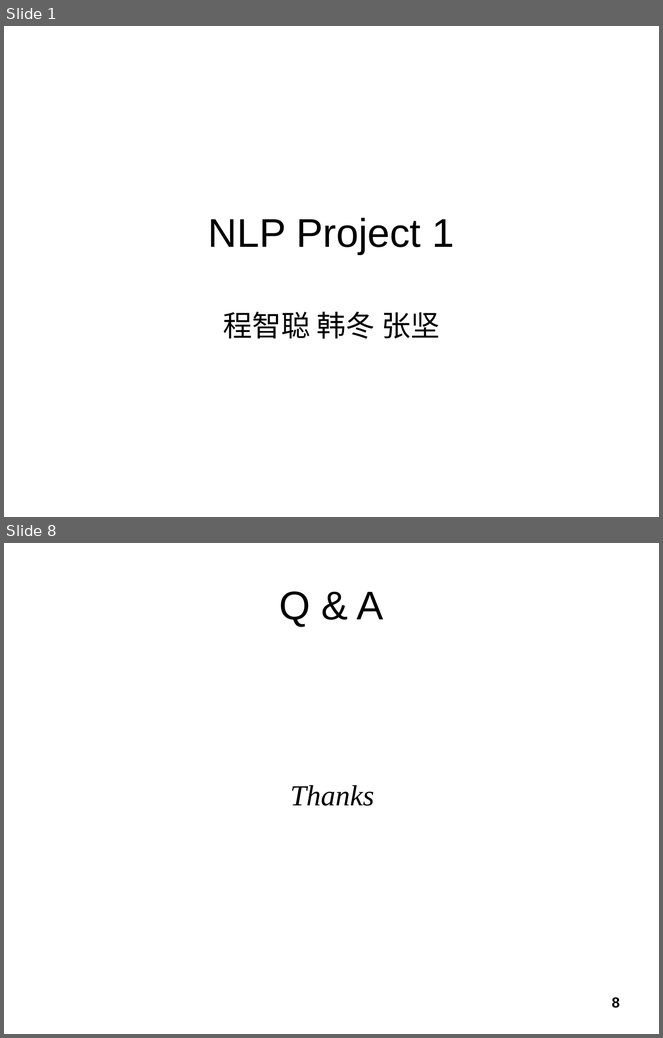
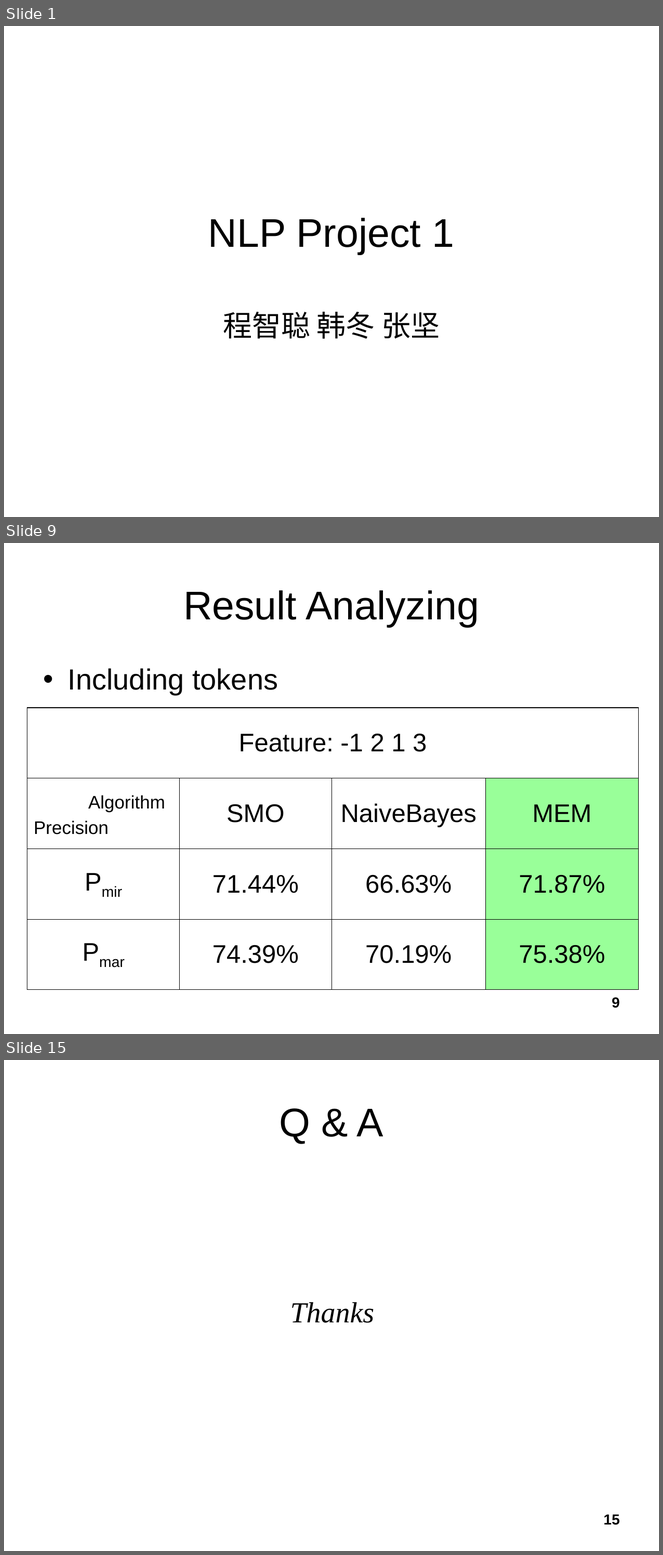
Before and after one commit to tallshort/nlpcourse, a slide deck: reports/NLP Project 1.ppt. Shown one above the other, each under a label of ours: slides 1 and 8 before the commit, slides 1, 9 and 15 after it; the slides between them are not shown. The pictures are 663x1038 and 663x1555 pixels, drawn with LibreOffice and Linux fonts; fonts in the diff are those of the drawing. Boxes give left, top, right and bottom in pixels: in the first picture for what was removed or moved away, otherwise in the second. Text is boxed around its words. In the diff, an @@ line names an element or a change of style, - is before the commit and + after.

```diff
--- a/reports/NLP Project 1.ppt
+++ b/reports/NLP Project 1.ppt
@@ slide 9 added at <box>4,543,659,1034</box>, background #FFFFFF @@
@@ title added at <box>183,590,479,627</box>, 44 pt, text #000000 @@
+Result Analyzing
@@ text added at <box>68,668,278,695</box>, 32 pt, text #000000 @@
+• Including tokens
@@ table added at <box>27,708,638,991</box>, 4 rows, 4 columns @@
+Feature: -1 2 1 3 |  |  | 
+Algorithm / Precision | SMO | NaiveBayes | MEM
+Pmir | 71.44% | 66.63% | 71.87%
+Pmar | 74.39% | 70.19% | 75.38%
@@ page number added at <box>612,997,620,1008</box>, 16 pt, text #000000, bold @@
+9
@@ what was slide 8 is now slide 15 @@
@@ page number at <box>604,1514,620,1525</box>: text changed @@
-8
+15
```
Also in this commit, not shown: 5 slides changed, 7 other slides added, 1 slide removed.
